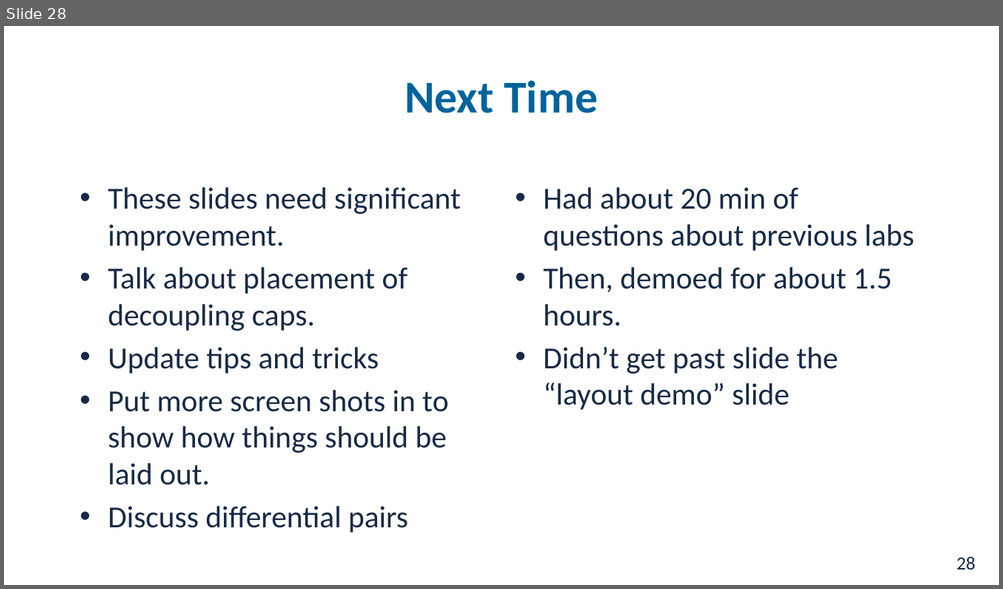
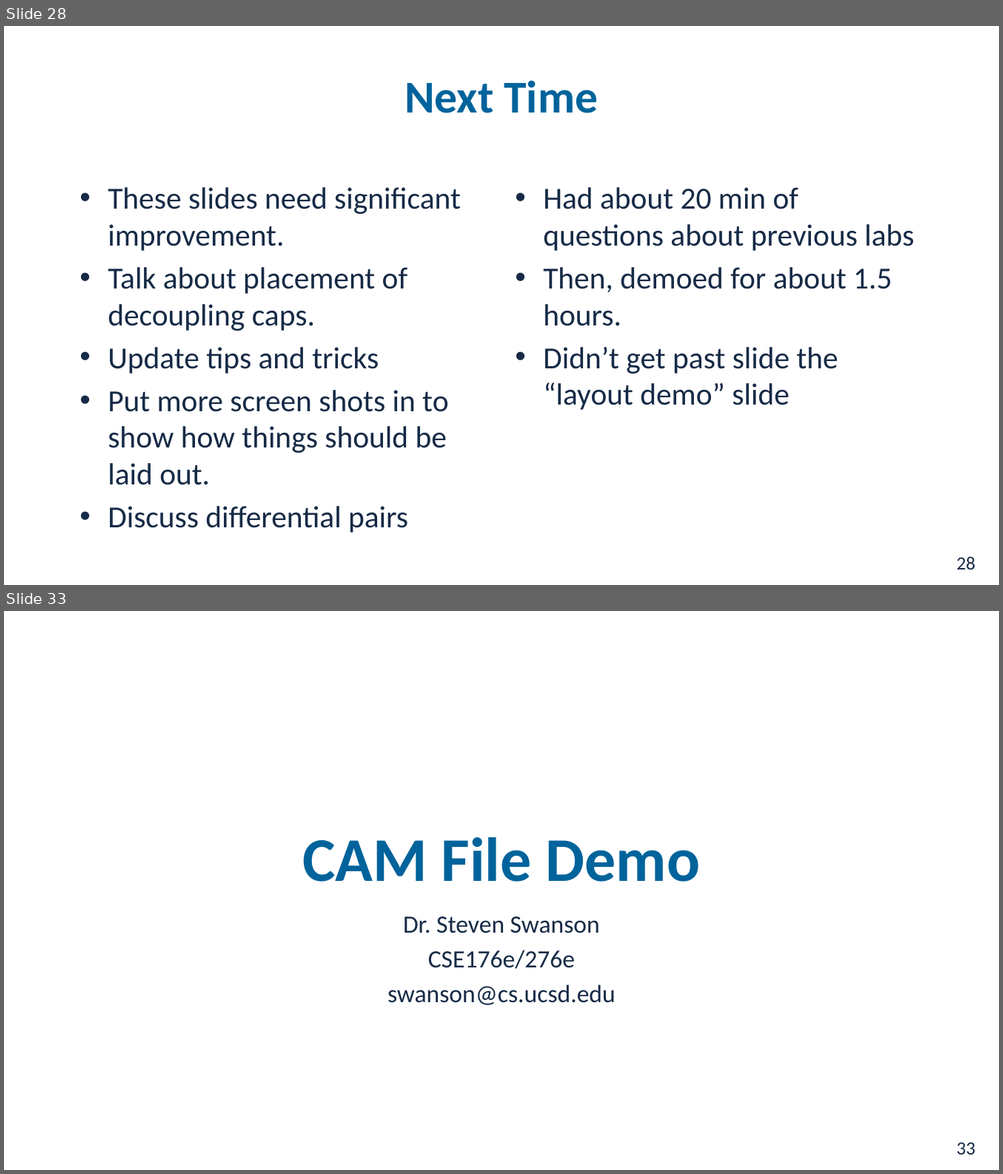
Before and after one commit to NVSL/QuadClass-Resources, a slide deck: labs/Laying-Out-The-Board/Laying-Out-The-Board.pptx. Shown one above the other, each under a label of ours: slide 28 before the commit, slides 28 and 33 after it; the slides between them are not shown. The pictures are 1003x589 and 1003x1174 pixels, drawn with LibreOffice and Linux fonts; fonts in the diff are those of the drawing; background and template pictures are left out. Boxes give left, top, right and bottom in pixels: in the first picture for what was removed or moved away, otherwise in the second. Text is boxed around its words. In the diff, an @@ line names an element or a change of style, - is before the commit and + after.

```diff
--- a/labs/Laying-Out-The-Board/Laying-Out-The-Board.pptx
+++ b/labs/Laying-Out-The-Board/Laying-Out-The-Board.pptx
@@ slide 33 added at [4, 611, 999, 1170], background #FFFFFF; not listed: 1 template element that a slide beside it also shows @@
@@ title added at [302, 837, 700, 882], 60 pt, text #01639C, bold @@
+CAM File Demo
@@ subtitle added at [387, 917, 615, 1005], 24 pt, text #162A46 @@
+Dr. Steven Swanson
+CSE176e/276e
+swanson@cs.ucsd.edu
```
Also in this commit, not shown: 4 other slides added, 2 slides removed, 1 other file.
